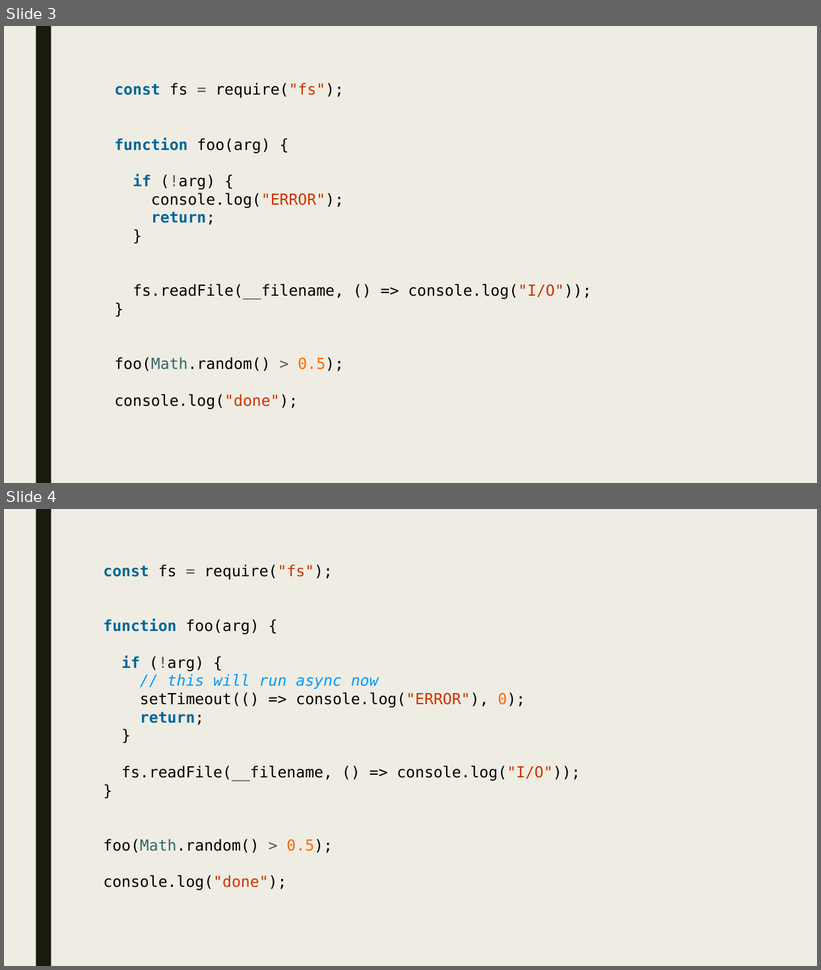
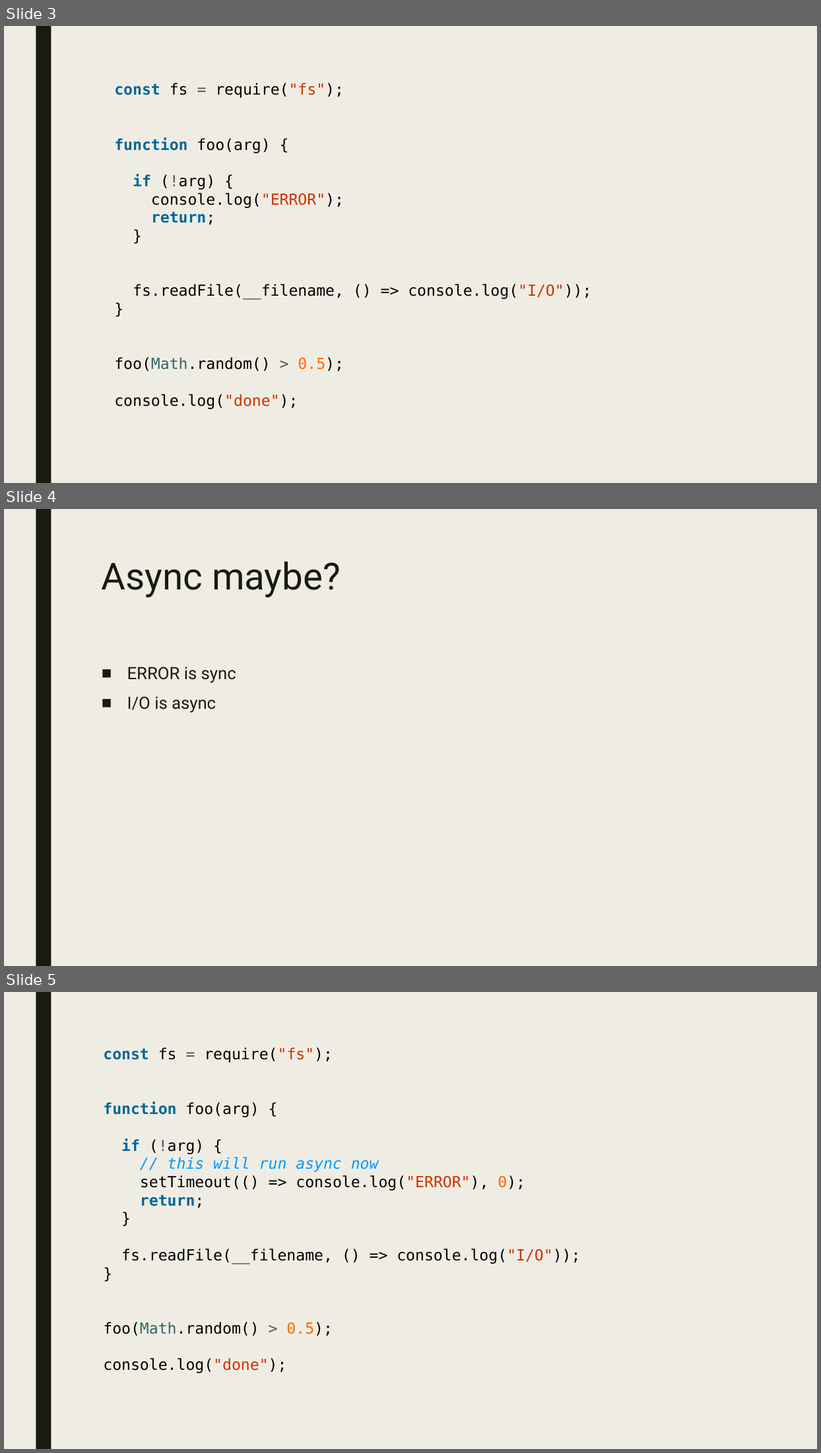
Before and after one commit to nabriski/lectures, a slide deck: event-loop/prez.pptx. Shown one above the other, each under a label of ours: slides 3 and 4 before the commit, slides 3, 4 and 5 after it. The pictures are 821x970 and 821x1453 pixels, drawn with LibreOffice and Linux fonts; fonts in the diff are those of the drawing. Boxes give left, top, right and bottom in pixels: in the first picture for what was removed or moved away, otherwise in the second. Text is boxed around its words. In the diff, an @@ line names an element or a change of style, - is before the commit and + after.

```diff
--- a/event-loop/prez.pptx
+++ b/event-loop/prez.pptx
@@ slide 4 added at [4,509,817,966], background #EFEDE3; not listed: 1 template element that a slide beside it also shows @@
@@ title added at [102,561,341,597], 44 pt, text #191B0E @@
+Async maybe?
@@ text added at [127,667,236,713], 20 pt, text #191B0E @@
+■ ERROR is sync
+■ I/O is async
@@ what was slide 4 is now slide 5 @@
```
Also in this commit, not shown: 3 slides changed, 6 other slides added, 3 other files.
